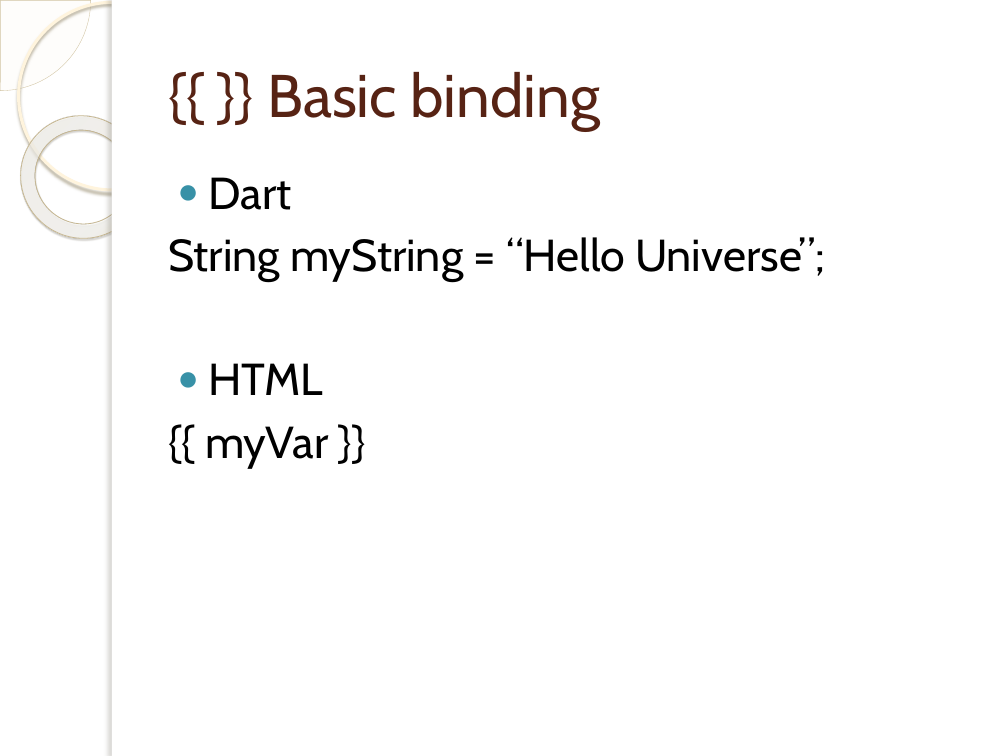
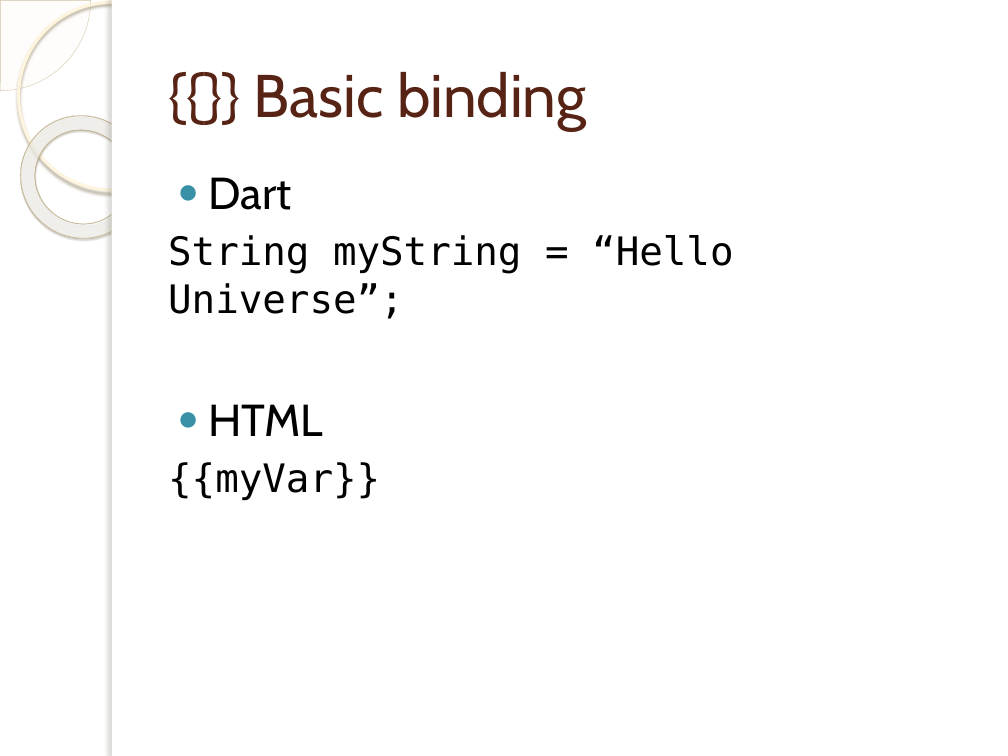
Before and after one commit to cdnielson/angular2presentation, a slide deck: slide 13 of Angular 2.pptx. Drawn at 1008x756 pixels with LibreOffice and Linux fonts; fonts in the diff are those of the drawing; background and template pictures are left out. Boxes give left, top, right and bottom in pixels: in the first picture for what was removed or moved away, otherwise in the second. Text is boxed around its words. In the diff, an @@ line names an element or a change of style, - is before the commit and + after.

```diff
--- a/Angular 2.pptx
+++ b/Angular 2.pptx
@@ title at <box>254,72,586,130</box>: spaces changed @@
-{{ }} Basic binding
+{{}} Basic binding
@@ text at <box>168,235,733,319</box>: size 32 to 28 pt, font Cabin to DejaVu Sans Mono in "String myString = “Hello Universe”;" @@
@@ text at <box>168,462,380,500</box>: text changed; size 32 to 28 pt; font Cabin to DejaVu Sans Mono @@
-{{ myVar }}
+{{myVar}}
```
Also in this commit, not shown: 19 other slides changed, 1 other file.
